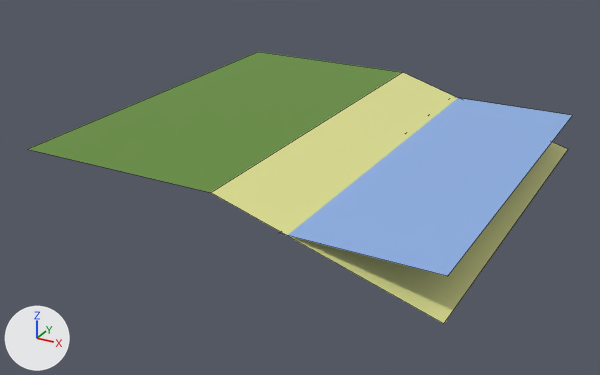
The FBX model Assets/Models/Tiles/water_grass.fbx, before and after one commit.
Camera for both pictures: a 50 mm camera at (11.78, -3.49, 1.35) aimed at (9.93, -0.13, -0.33). Arrows for +X, +Y and +Z are at lower left; the lights stay in place. Mesh edges are drawn as thin lines. Where no turn or scale is listed for an object, it has been applied to the vertices.

Objects in the first picture: 'water_grass'.
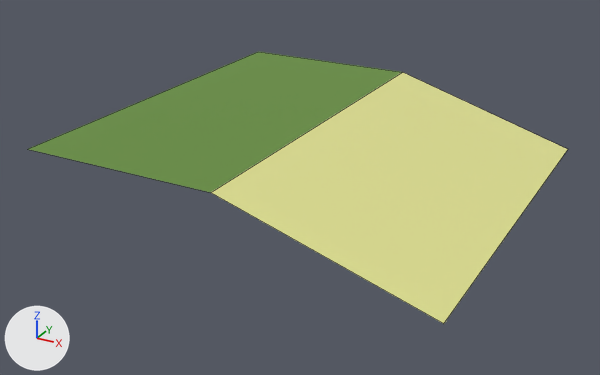
The newer file is also turned or shifted as a whole; pictures and numbers use the older file's frame.

Changed parts and their boxes (x1, y1, x2, y2) in the pictures (600 x 375 px):
```json
{"object": "water_grass", "change": "reshaped", "before": [29, 52, 573, 324], "after": [29, 52, 568, 324]}
{"part": 1, "of": "me_plane_001", "change": "deleted", "before": [279, 98, 573, 276], "on screen": "blue"}
```

Edits to the scene script, one JSON object a line:
```json
{"block": "me_plane_001", "where": "me_plane_001.from_pydata(...)  # 10 vertices, 3 faces; spans x -1.0..1.0, y -1.0..1.0, z -0.3..0.0"}
{"block": "me_plane_001", "where": "# used by ob_water_grass; location = (10.0, 0.0, 0.0)"}
{"block": "me_plane_001", "change": "me_plane_001 part 1: the loose piece of 4 vertices spanning x 0.31..1.0, y -1.0..1.0, z -0.11 is deleted"}
{"op": "remove", "block": "me_plane_001", "code": "me_plane_001.materials.append(mat_water)  # blue #8fb2e7"}
```
